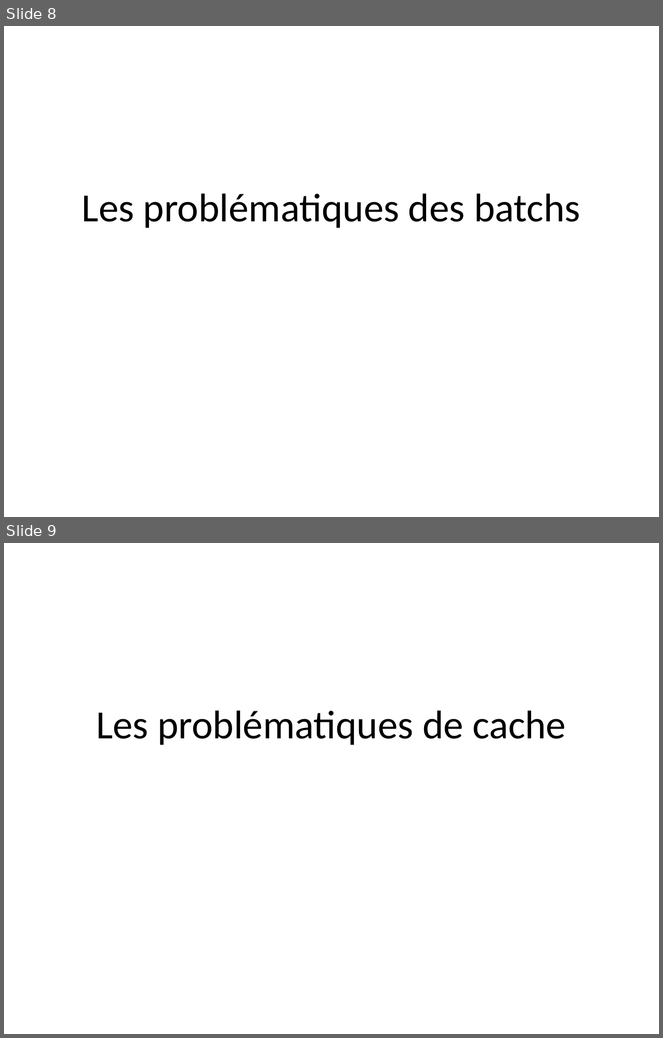
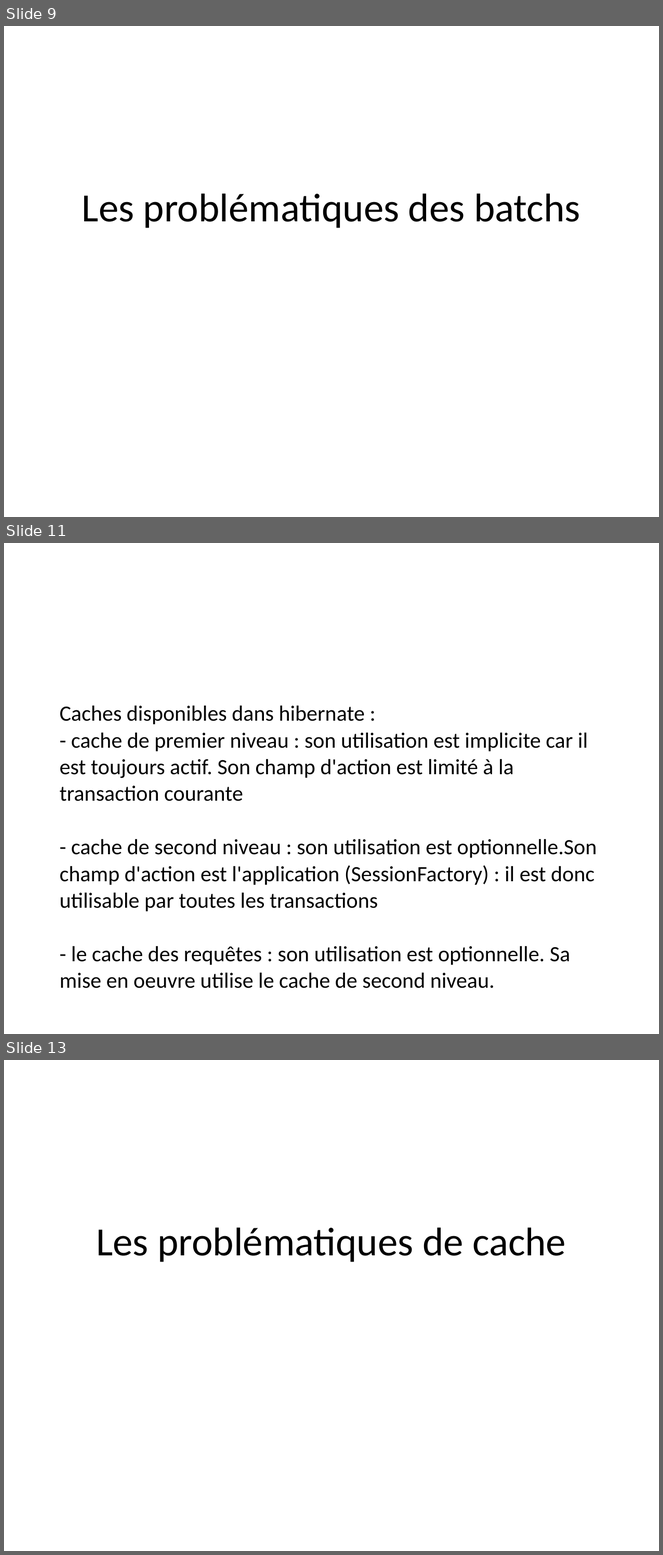
Before and after one commit to Pierre76400/demohibernate, a slide deck: src/main/resources/presentation/DemoHibernate.ppt. Shown one above the other, each under a label of ours: slides 8 and 9 before the commit, slides 9, 11 and 13 after it; the slides between them are not shown. The pictures are 663x1038 and 663x1555 pixels, drawn with LibreOffice and Linux fonts; fonts in the diff are those of the drawing. Boxes give left, top, right and bottom in pixels: in the first picture for what was removed or moved away, otherwise in the second. Text is boxed around its words. In the diff, an @@ line names an element or a change of style, - is before the commit and + after.

```diff
--- a/src/main/resources/presentation/DemoHibernate.ppt
+++ b/src/main/resources/presentation/DemoHibernate.ppt
@@ slide 11 added at [4, 543, 659, 1034], background #FFFFFF @@
@@ title added at [60, 705, 597, 989], 24 pt, text #000000 @@
+Caches disponibles dans hibernate :
+- cache de premier niveau : son utilisation est implicite car il est toujours actif. Son champ d'action est limité à la transaction courante
+- cache de second niveau : son utilisation est optionnelle.Son champ d'action est l'application (SessionFactory) : il est donc utilisable par toutes les transactions
+- le cache des requêtes : son utilisation est optionnelle. Sa mise en oeuvre utilise le cache de second niveau.
@@ what was slide 8 is now slide 9 @@
@@ what was slide 9 is now slide 13 @@
```
Also in this commit, not shown: 2 slides changed, 3 other slides added, 1 other file.
